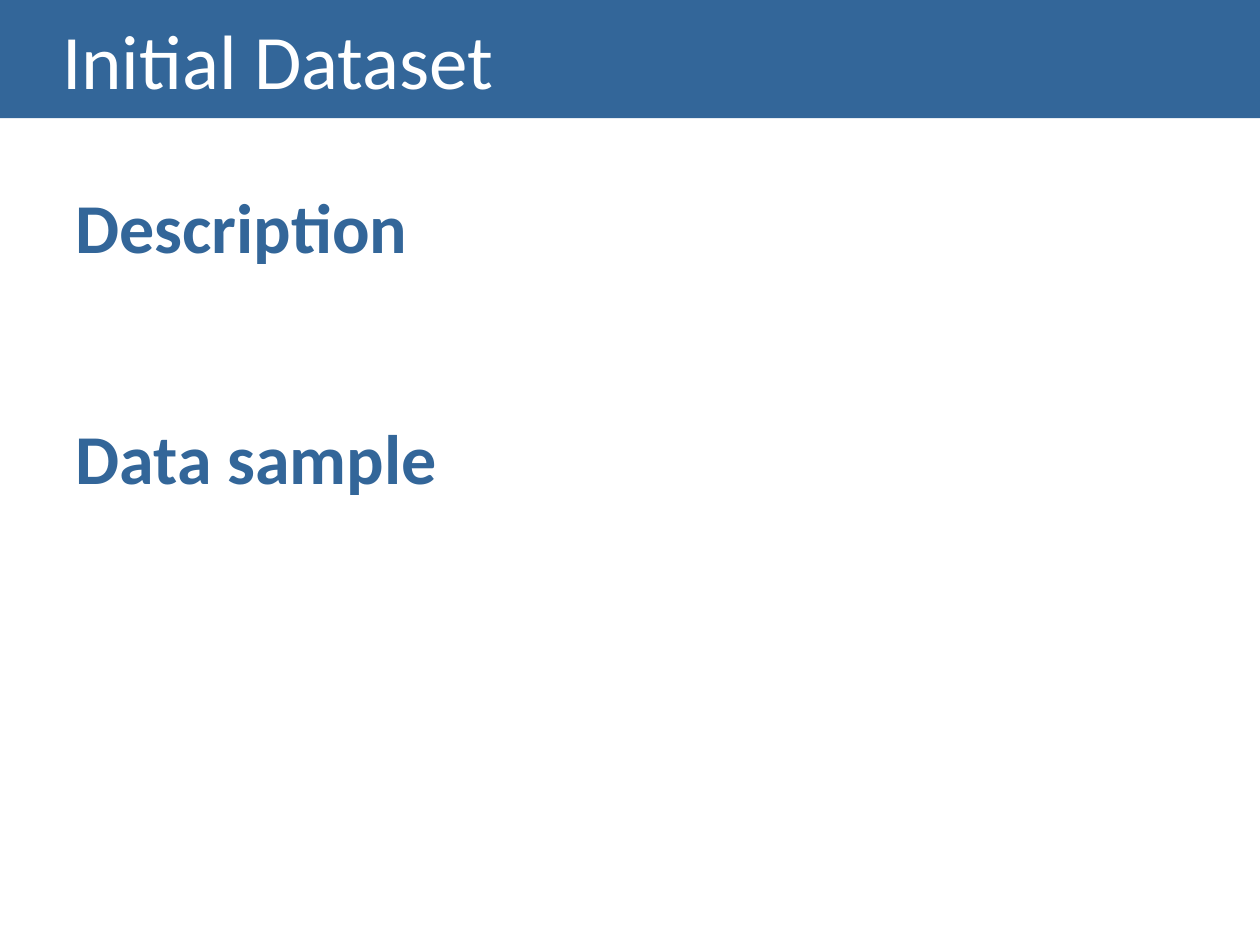
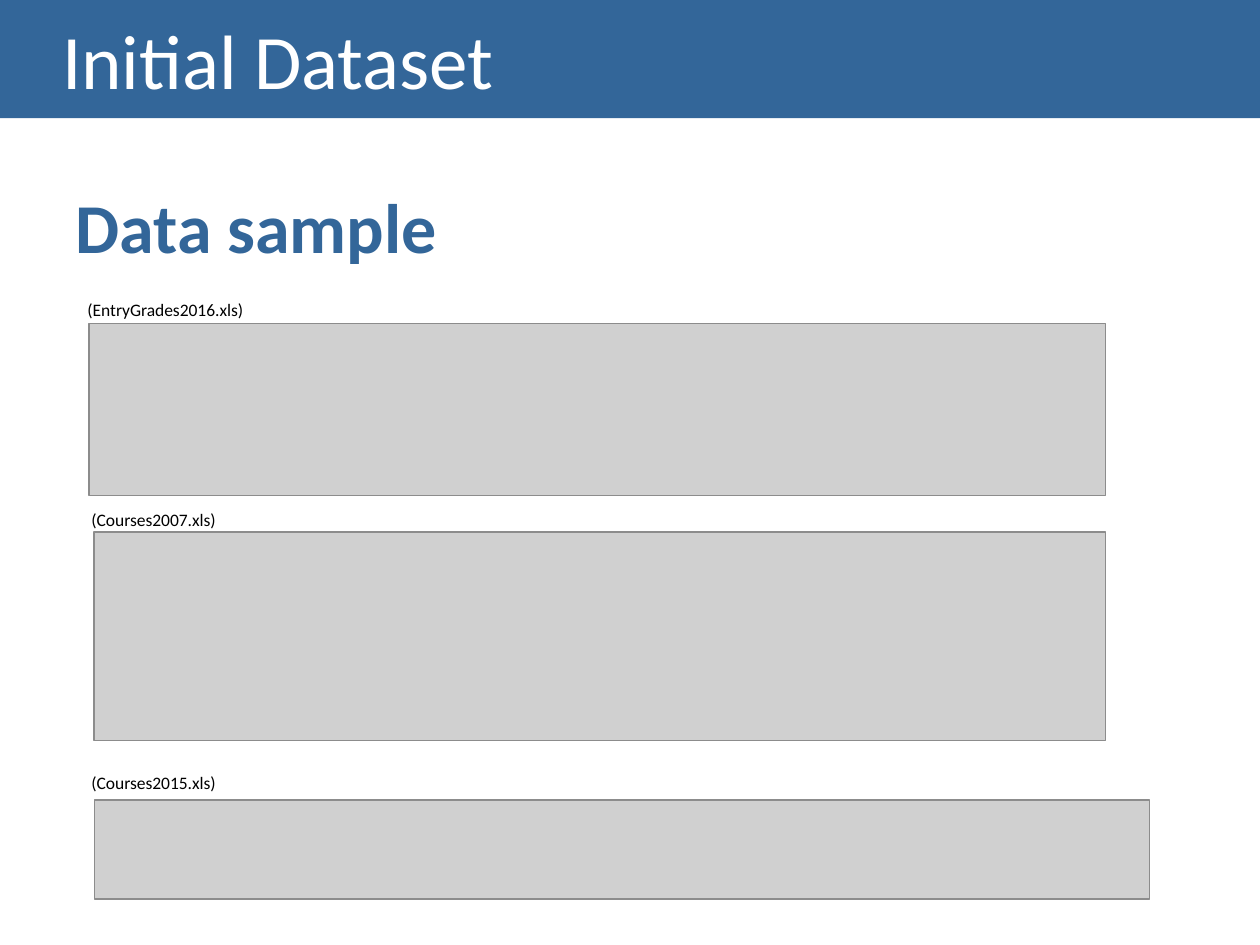
Before and after one commit to Strabox/Higher-Education-Unemployment-Portugal, a slide deck: slide 4 of II-Checkpoint/II-Checkpoint Presentation.pptx (slide 3 before the commit). Drawn at 1260x945 pixels with LibreOffice and Linux fonts; fonts in the diff are those of the drawing; grey boxes stand for pictures. Boxes give left, top, right and bottom in pixels: in the first picture for what was removed or moved away, otherwise in the second. Text is boxed around its words. In the diff, an @@ line names an element or a change of style, - is before the commit and + after.

```diff
--- a/II-Checkpoint/II-Checkpoint Presentation.pptx
+++ b/II-Checkpoint/II-Checkpoint Presentation.pptx
@@ text at bbox=[76, 204, 408, 264]: paragraph removed @@
-Description
@@ text at bbox=[87, 303, 243, 791]: paragraphs added @@
+(EntryGrades2016.xls)
+(Courses2007.xls)
+(Courses2015.xls)
@@ picture added at bbox=[89, 324, 1106, 495] @@
@@ picture added at bbox=[94, 532, 1106, 740] @@
@@ picture added at bbox=[94, 800, 1150, 900] @@
```
Also in this commit, not shown: 3 other slides changed, 2 slides added.
